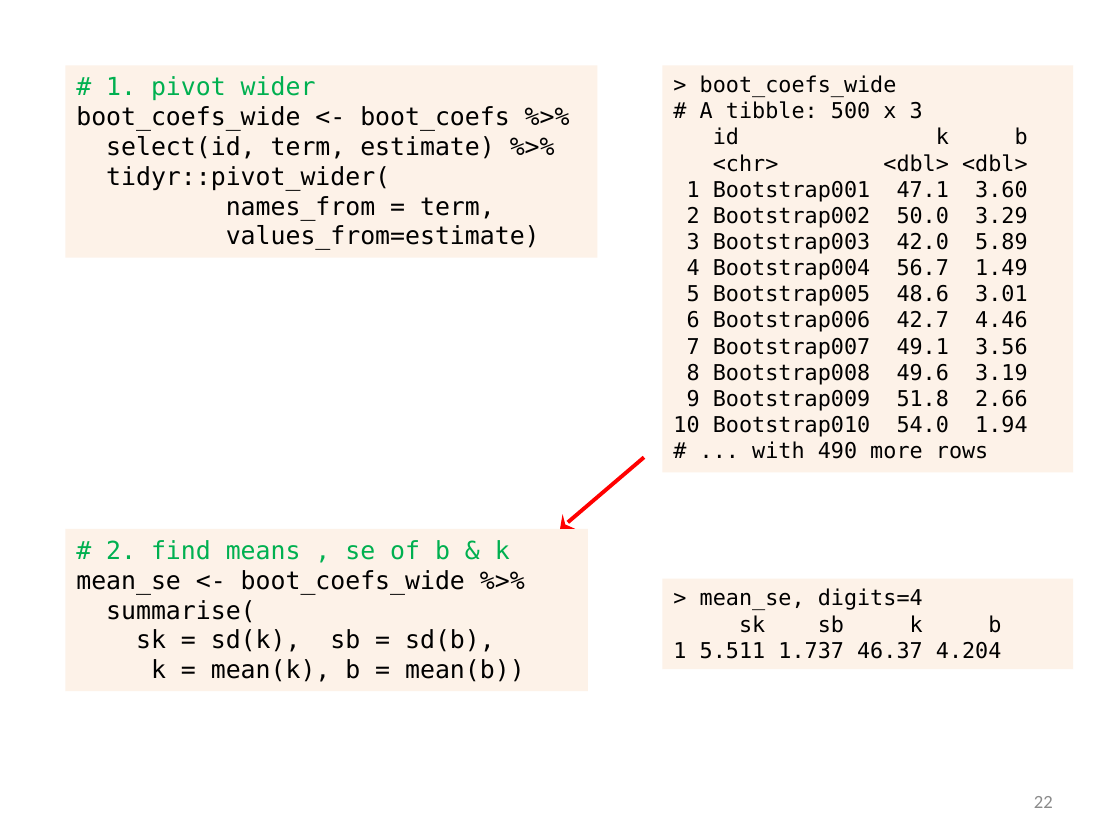
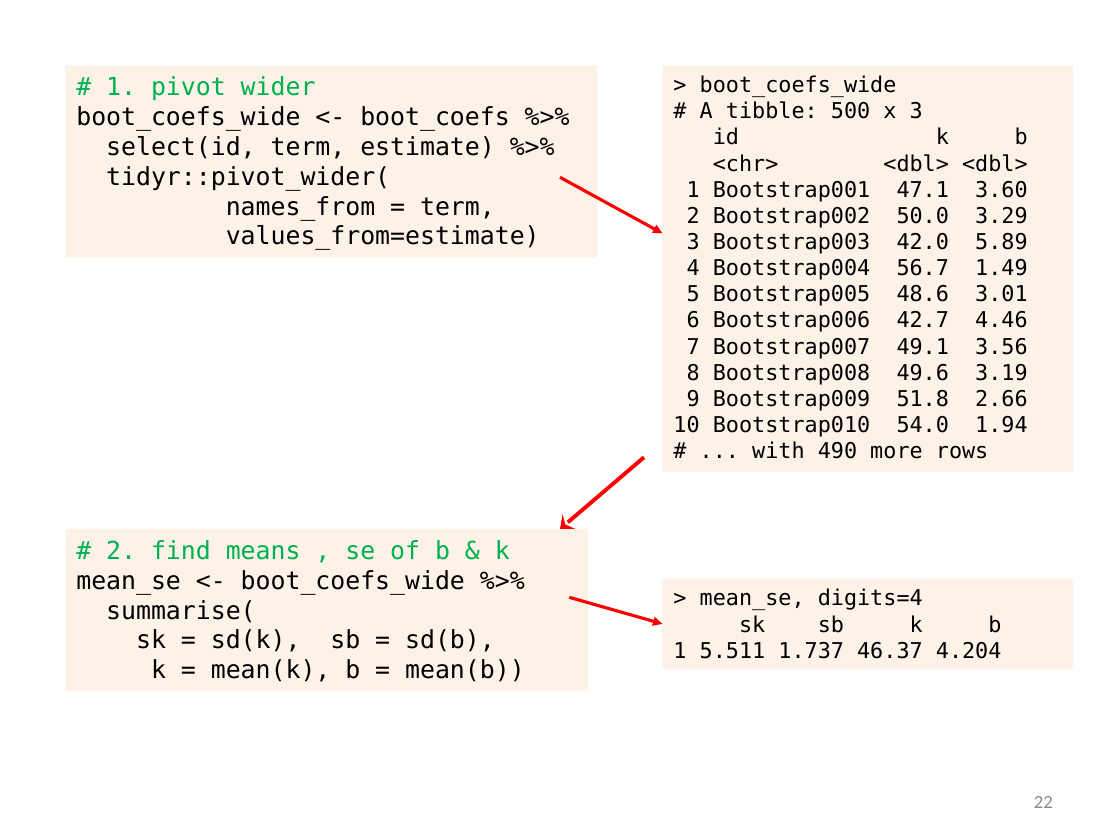
Before and after one commit to friendly/6135, a slide deck: slide 22 of lectures/bootstrap.pptx. Drawn at 1120x840 pixels with LibreOffice and Linux fonts; fonts in the diff are those of the drawing. Boxes give left, top, right and bottom in pixels: in the first picture for what was removed or moved away, otherwise in the second. Text is boxed around its words. In the diff, an @@ line names an element or a change of style, - is before the commit and + after.

```diff
--- a/lectures/bootstrap.pptx
+++ b/lectures/bootstrap.pptx
@@ arrow added from (560, 177) to (662, 233), #FF0000 2 pt @@
@@ arrow added from (569, 597) to (662, 624), #FF0000 2 pt @@
```
Also in this commit, not shown: 7 other slides changed, 29 other files.
